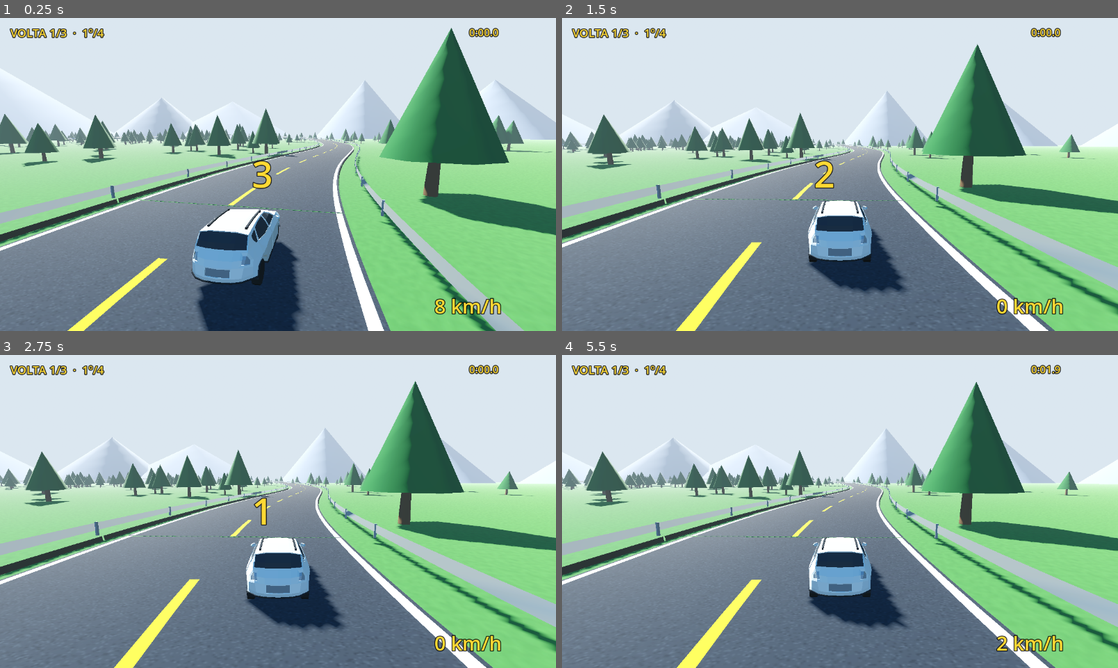
Above: before the commit, frames 1-4 (two rows, left to right).
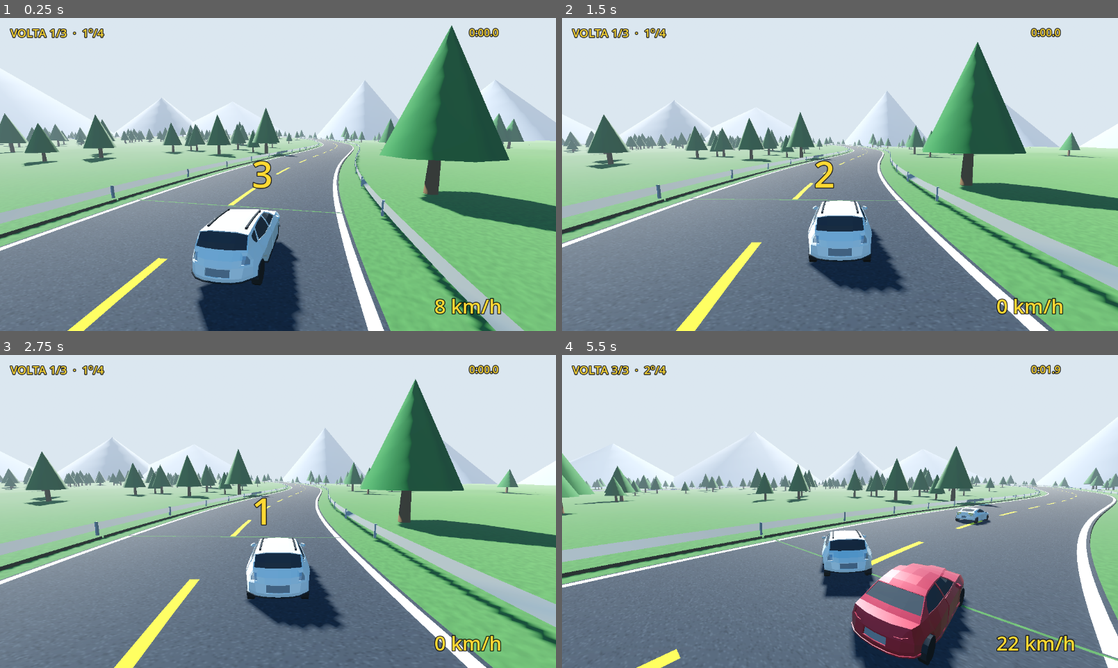
Above: after the commit, the same moments.

Repository: marcoaureliomenezes/tauan-games
Game: Godot game, scene res://scenes/race.tscn
The game is run twice, just before and just after one commit, with the same random seed, the same clock (stepped at 60 frames per second) and the same inputs.
Inputs:
- Up to frame 1 (0.25 s): no input
- Up to frame 2 (1.5 s): hold D (steer_right) 0.53-1.28 s; hold S (brake) from 1.28 s (still down)
- Up to frame 3 (2.75 s): tap Enter at 2 s; release S (brake) at 2.03 s; hold D (steer_right) from 2.03 s (still down)
- Up to frame 4 (5.5 s): tap R (reset_car) at 2.75, 3.5 s; release D (steer_right) at 2.78 s; hold W (accelerate) 2.78-3.53 s; hold A (steer_left) 3.53-5.03 s; hold S (brake) from 5.03 s (still down)

The runs differ from the first frame. In frame 1, 3.9% of the frame differs, in the area x 0-100%, y 2-100%; in frame 2, 4.0%; in frame 3, 4.0%; in frame 4, 42%, in the area x 0-100%, y 3-100%.

Commit message:
fix(godot): sinal do engine_force MEDIDO (ré-only), terreno-aterro segue a pista, controles ágeis
Sonda empírica (tests/probe.gd) provou: engine_force POSITIVO = +Z = RÉ com
este rig — um único bug de sinal causava 'só anda de ré' E 'carros voando'
(IA de ré contra os rails). Frente agora = força negativa (comentado no
código). Pista flutuante: terreno heightfield cuja altura segue o Y da
estrada com decaimento suave (aterro real), colisor trimesh, árvores
assentadas; winding do grid corrigido (cull escondia o terreno inteiro =
'chão branco'). Esterço 4.2 rad/s e menos redução em velocidade. Teste
headless agora mede avanço REAL no sentido da corrida (ré desconta):
PASS travel=247m fwd=38.8m/s.

Co-Authored-By: Claude Fable 5 <noreply@anthropic.com>

Diff:
--- a/src/godot/speed-run/scripts/race.gd
+++ b/src/godot/speed-run/scripts/race.gd
@@ -89,23 +89,69 @@
 	we.environment = env
 	add_child(we)
 
-	# chão de grama
-	var ground := StaticBody3D.new()
-	var gcol := CollisionShape3D.new()
-	var gshape := WorldBoundaryShape3D.new()
-	gcol.shape = gshape
-	ground.add_child(gcol)
-	var gmesh := MeshInstance3D.new()
-	var plane := PlaneMesh.new()
-	plane.size = Vector2(3200, 3200)
-	gmesh.mesh = plane
+	# rede de segurança bem abaixo de tudo
+	var net := StaticBody3D.new()
+	var ncol := CollisionShape3D.new()
+	ncol.shape = WorldBoundaryShape3D.new()
+	net.position = Vector3(0, -2.0, 0)
+	net.add_child(ncol)
+	add_child(net)
+	_build_terrain()
+
+var _tnoise: FastNoiseLite
+
+# altura do terreno em p (mesma lei usada na malha — árvores usam também)
+func _terrain_h(p: Vector3) -> float:
+	if _tnoise == null:
+		_tnoise = FastNoiseLite.new()
+		_tnoise.frequency = 0.008
+	var cp: Vector3 = curve.get_closest_point(p)
+	var d := Vector2(p.x - cp.x, p.z - cp.z).length()
+	var t := clampf((d - ROAD_W / 2 - 1.0) / 46.0, 0.0, 1.0)
+	var rolling: float = _tnoise.get_noise_2d(p.x, p.z) * 2.6 * t
+	return lerpf(cp.y - 0.18, maxf(rolling, 0.0), t * t * (3.0 - 2.0 * t))
+
+# TERRENO com relevo que ACOMPANHA a elevação da pista (bug "pista a 1 m do
+# chão"): altura = Y da estrada no ponto mais próximo, decaindo suave até 0
+# longe dela — a estrada vira aterro contínuo, nunca fita flutuante.
+func _build_terrain() -> void:
+	var x0 := -400.0; var x1 := 340.0
+	var z0 := -380.0; var z1 := 180.0
+	var cell := 6.0
+	var nx := int((x1 - x0) / cell) + 1
+	var nz := int((z1 - z0) / cell) + 1
+	var hs := PackedFloat32Array()
+	hs.resize(nx * nz)
+	for j in nz:
+		for i in nx:
+			hs[j * nx + i] = _terrain_h(Vector3(x0 + i * cell, 0, z0 + j * cell))
+	var st := SurfaceTool.new()
+	st.begin(Mesh.PRIMITIVE_TRIANGLES)
+	for j in nz - 1:
+		for i in nx - 1:
+			var a := Vector3(x0 + i * cell, hs[j * nx + i], z0 + j * cell)
+			var b := Vector3(x0 + (i + 1) * cell, hs[j * nx + i + 1], z0 + j * cell)
+			var c := Vector3(x0 + i * cell, hs[(j + 1) * nx + i], z0 + (j + 1) * cell)
+			var d2 := Vector3(x0 + (i + 1) * cell, hs[(j + 1) * nx + i + 1], z0 + (j + 1) * cell)
+			for v in [a, b, c, b, d2, c]:
+				st.set_uv(Vector2(v.x, v.z) * 0.09)
+				st.add_vertex(v)
+	st.generate_normals()
+	var mesh := st.commit()
 	var gmat := StandardMaterial3D.new()
-	gmat.albedo_texture = _noise_tex(Color(0.24, 0.42, 0.16), Color(0.30, 0.50, 0.20), 3.0)
-	gmat.uv1_scale = Vector3(220, 220, 1)
+	gmat.albedo_color = Color(0.28, 0.46, 0.19)   # verde SÓLIDO (texture só modula)
+	gmat.albedo_texture = _noise_tex(Color(0.72, 0.72, 0.72), Color(1, 1, 1), 3.0)
 	gmat.roughness = 1.0
-	gmesh.mesh.surface_set_material(0, gmat)
-	ground.add_child(gmesh)
-	add_child(ground)
+	gmat.cull_mode = BaseMaterial3D.CULL_DISABLED   # terreno visível de qualquer lado
+	mesh.surface_set_material(0, gmat)
+	var gmi := MeshInstance3D.new()
+	gmi.mesh = mesh
+	var gbody := StaticBody3D.new()
+	var gcol2 := CollisionShape3D.new()
+	gcol2.shape = mesh.create_trimesh_shape()
+	gbody.add_child(gcol2)
+	gbody.add_child(gmi)
+	add_child(gbody)
 
 func _noise_tex(a: Color, b: Color, scale_: float) -> ImageTexture:
 	var img := Image.create(128, 128, false, Image.FORMAT_RGB8)
@@ -115,6 +161,7 @@
 		for x in 128:
 			var t := (noise.get_noise_2d(x, y) + 1.0) / 2.0
 			img.set_pixel(x, y, a.lerp(b, t))
+	img.generate_mipmaps()
 	return ImageTexture.create_from_image(img)
 
 func _asphalt_tex() -> ImageTexture:
@@ -296,8 +343,9 @@
 		var p: Vector3 = curve.sample_baked(o, true)
 		var t3 := (curve.sample_baked(fmod(o + 1.0, track_len), true) - p).normalized()
 		var pos := p + Vector3(-t3.z, 0, t3.x).normalized() * lat
-		pos.y = 0.0
-		if curve.get_closest_point(pos).distance_to(pos) < ROAD_W / 2 + 4.0:
+		pos.y = _terrain_h(pos)
+		var cp2: Vector3 = curve.get_closest_point(pos)
+		if Vector2(cp2.x - pos.x, cp2.z - pos.z).length() < ROAD_W / 2 + 4.0:
 			continue
 		var sc := rng.randf_range(0.8, 1.7)
 		placed.append(Transform3D(Basis().rotated(Vector3.UP, rng.randf() * TAU)
@@ -417,19 +465,20 @@
 	var steer := Input.get_action_strength("steer_left") - Input.get_action_strength("steer_right")
 	var speed := car.linear_velocity.length()
 	var fwd_speed := -car.global_transform.basis.z.dot(car.linear_velocity)
-	# ré: freio com o carro parado
+	# CONVENÇÃO MEDIDA (tests/probe.gd): engine_force POSITIVO = ré (+Z);
+	# frente exige força NEGATIVA. Nunca confiar no doc — medir.
 	if brake_in > 0 and fwd_speed < 0.5:
-		car.engine_force = -def["engine"] * 0.5 * brake_in
+		car.engine_force = def["engine"] * 0.45 * brake_in    # ré
 		car.brake = 0
 	else:
 		var lim: float = clampf(1.0 - fwd_speed / def["top"], 0.0, 1.0)
-		car.engine_force = def["engine"] * throttle * lim
+		car.engine_force = -def["engine"] * throttle * lim    # frente
 		car.brake = def["brake"] * brake_in
 	if Input.is_action_pressed("handbrake"):
 		car.brake = maxf(car.brake, def["brake"] * 1.2)
-	# esterço suave, menor em alta velocidade
-	var max_steer: float = def["steer"] * (1.0 - clampf(speed / 70.0, 0.0, 0.72))
-	car.steering = move_toward(car.steering, steer * max_steer, 2.6 * delta)
+	# esterço: resposta rápida, reduz menos em alta velocidade
+	var max_steer: float = def["steer"] * (1.0 - clampf(speed / 80.0, 0.0, 0.6))
+	car.steering = move_toward(car.steering, steer * max_steer, 4.2 * delta)
 	if Input.is_action_just_pressed("reset_car"):
 		_reset_car(car)
 
@@ -454,7 +503,8 @@
 	var straight: float = clampf(here_t.dot(ahead_t), 0.0, 1.0)
 	var target_speed: float = def["top"] * (0.42 + 0.58 * straight * straight)
 	if speed < target_speed:
-		car.engine_force = def["engine"] * clampf(1.0 - speed / def["top"], 0.0, 1.0)
+		# sinal MEDIDO: frente = engine_force negativo (tests/probe.gd)
+		car.engine_force = -def["engine"] * clampf(1.0 - speed / def["top"], 0.0, 1.0)
 		car.brake = 0
 	else:
 		car.engine_force = 0
@@ -503,15 +553,20 @@
 	hud["lap"].text = "VOLTA %d/%d  ·  %dº/%d" % [mini(pr["lap"], LAPS), LAPS, pos_rank, cars.size()]
 	hud["time"].text = "%d:%04.1f" % [int(race_t / 60), fmod(race_t, 60.0)]
 
+var _test_travel := 0.0     # avanço REAL no sentido da corrida (ré desconta)
+
 func _check_test() -> void:
-	if test_t < 10.0:
+	var pr: Dictionary = progress[player]
+	var ds: float = pr["s"] - pr["last_s"]
+	if ds > 0.5: ds -= 1.0
+	elif ds < -0.5: ds += 1.0
+	_test_travel += ds * track_len
+	if test_t < 12.0:
 		return
-	var pr: Dictionary = progress[player]
-	var dist: float = (pr["lap"] - 1 + pr["s"]) * track_len
-	var speed := player.linear_velocity.length()
-	if dist > 40.0 and speed > 3.0:
-		print("TEST PASS dist=%.0fm speed=%.1fm/s cars=%d" % [dist, speed, cars.size()])
+	var fwd_speed: float = -player.global_transform.basis.z.dot(player.linear_velocity)
+	if _test_travel > 80.0 and fwd_speed > 3.0:
+		print("TEST PASS travel=%.0fm fwd=%.1fm/s cars=%d" % [_test_travel, fwd_speed, cars.size()])
 		get_tree().quit(0)
 	else:
-		print("TEST FAIL dist=%.0fm speed=%.1fm/s" % [dist, speed])
+		print("TEST FAIL travel=%.0fm fwd=%.1fm/s" % [_test_travel, fwd_speed])
 		get_tree().quit(1)
--- /dev/null
+++ b/src/godot/speed-run/tests/probe.gd
@@ -0,0 +1,47 @@
+# probe.gd — sonda EMPÍRICA das convenções do VehicleBody3D em chão plano:
+# sinal do engine_force (frente = -Z?), sinal do steering (positivo = esquerda?)
+# e estabilidade (carro quica/voa parado?). Roda headless e imprime medições.
+extends Node3D
+
+const CarF := preload("res://scripts/car_factory.gd")
+
+var car: VehicleBody3D
+var t := 0.0
+var phase := 0
+var start_pos := Vector3.ZERO
+var max_y := 0.0
+
+func _ready() -> void:
+	var ground := StaticBody3D.new()
+	var col := CollisionShape3D.new()
+	col.shape = WorldBoundaryShape3D.new()
+	ground.add_child(col)
+	add_child(ground)
+	car = CarF.build("idea")
+	car.global_transform = Transform3D(Basis(), Vector3(0, 1.0, 0))  # frente = -Z global
+	add_child(car)
+
+func _physics_process(delta: float) -> void:
+	t += delta
+	max_y = maxf(max_y, car.global_position.y)
+	if phase == 0 and t > 1.5:            # assentou
+		print("SETTLE y=%.3f maxy=%.3f vel=%.3f" % [
+			car.global_position.y, max_y, car.linear_velocity.length()])
+		start_pos = car.global_position
+		max_y = 0.0
+		phase = 1
+	elif phase == 1:
+		car.engine_force = 3000.0          # POSITIVO: para onde anda?
+		if t > 4.5:
+			var d := car.global_position - start_pos
+			var fwd := -car.global_transform.basis.z
+			print("ENGINE+ dz=%.2f dx=%.2f along_fwd=%.2f speed=%.2f" % [
+				d.z, d.x, d.dot(fwd), car.linear_velocity.length()])
+			phase = 2
+	elif phase == 2:
+		car.steering = 0.4                 # POSITIVO: vira para onde?
+		if t > 7.0:
+			var d2 := car.global_position - start_pos
+			print("STEER+ dx=%.2f dz=%.2f heading_y=%.2f maxy=%.3f" % [
+				d2.x, d2.z, car.rotation.y, max_y])
+			get_tree().quit(0)
--- /dev/null
+++ b/src/godot/speed-run/tests/probe.tscn
@@ -0,0 +1,6 @@
+[gd_scene load_steps=2 format=3]
+
+[ext_resource type="Script" path="res://tests/probe.gd" id="1"]
+
+[node name="Probe" type="Node3D"]
+script = ExtResource("1")
